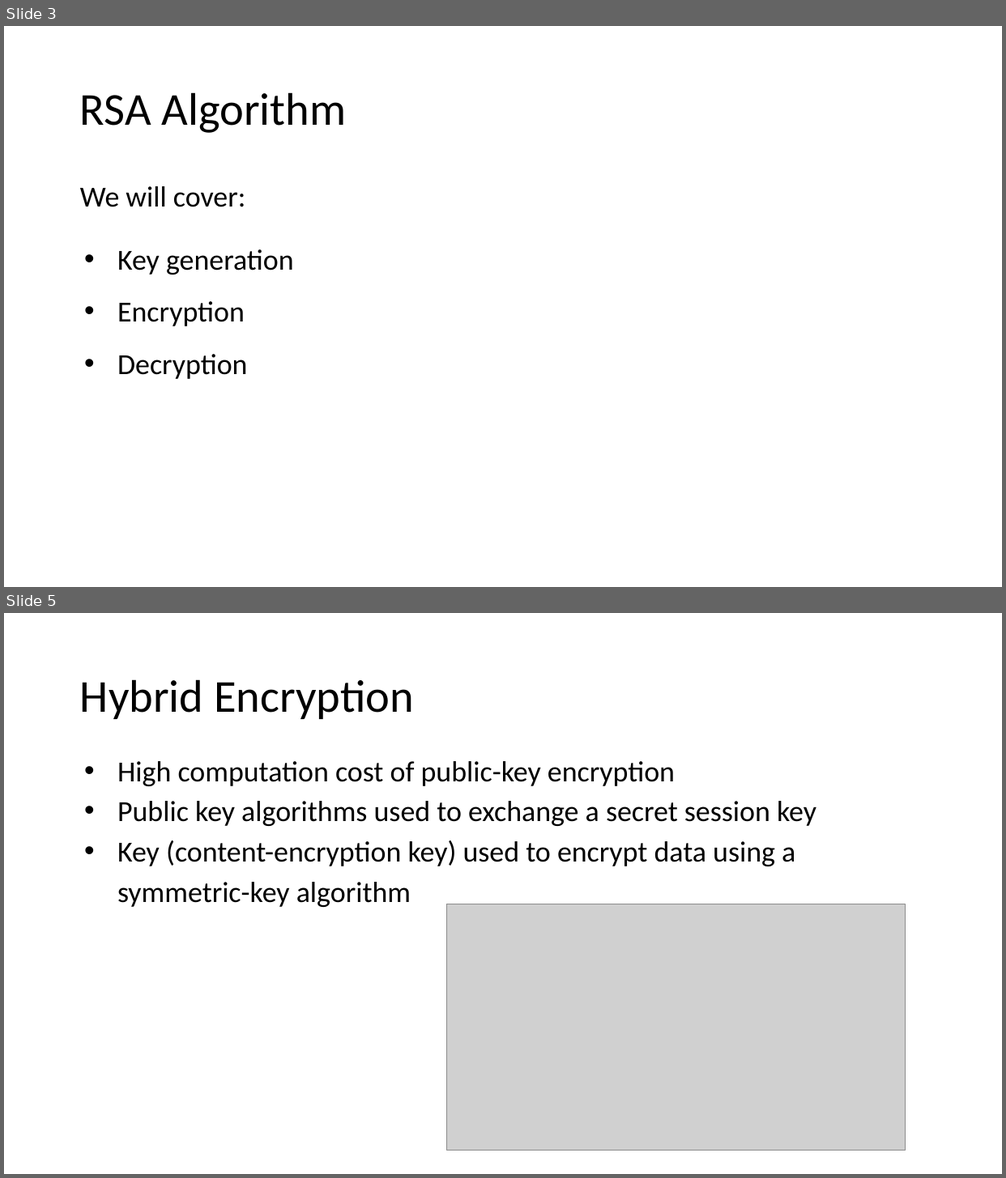
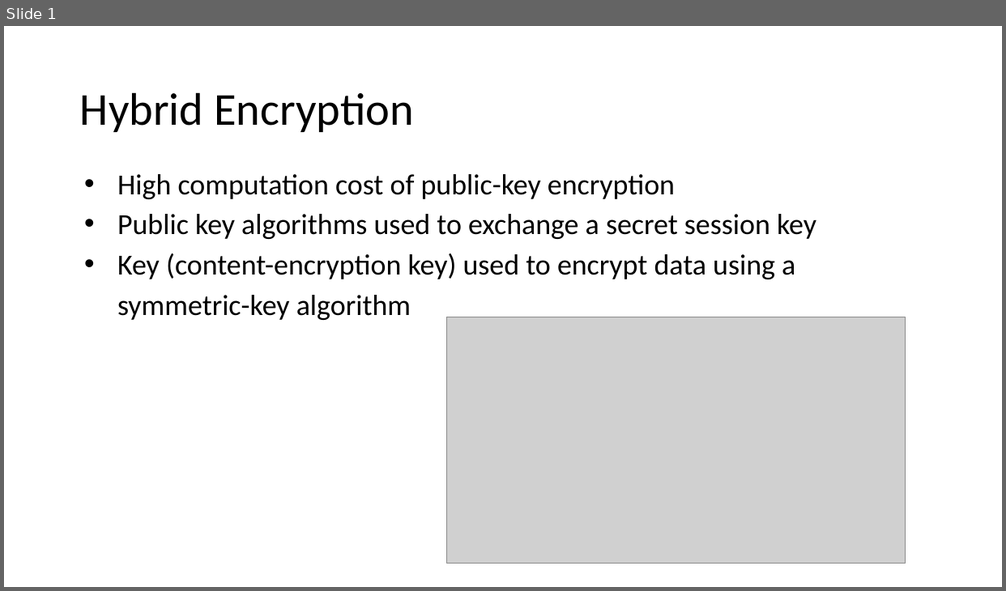
Before and after one commit to ayatkhosh/first, a slide deck: C03_Public_Key_Encryption.pptx. Shown one above the other, each under a label of ours: slides 3 and 5 before the commit, slide 1 after it; the slides between them are not shown. The pictures are 1006x1178 and 1006x591 pixels, drawn with LibreOffice and Linux fonts; fonts in the diff are those of the drawing; grey boxes stand for pictures. Boxes give left, top, right and bottom in pixels: in the first picture for what was removed or moved away, otherwise in the second. Text is boxed around its words. In the diff, an @@ line names an element or a change of style, - is before the commit and + after.

```diff
--- a/C03_Public_Key_Encryption.pptx
+++ b/C03_Public_Key_Encryption.pptx
@@ slide 3 removed at box(4, 26, 1002, 587), background #FFFFFF @@
@@ title removed at box(80, 92, 347, 133) @@
-RSA Algorithm
@@ text removed at box(80, 186, 294, 379) @@
-We will cover:
-• Key generation
-• Encryption
-• Decryption
@@ what was slide 5 is now slide 1 @@
```
Also in this commit, not shown: 1 slide changed, 5 slides added, 7 other slides removed, 1 other file.
